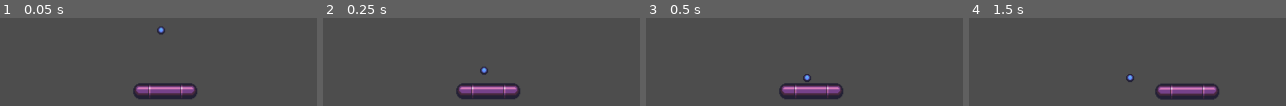
Above: before the commit, frames 1-4 (left to right).
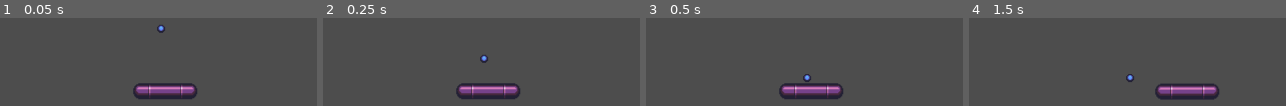
Above: after the commit, the same moments.

Repository: SamSamKDBX/casse-brique
Game: Godot game, scene res://main.tscn
Two runs of this game, one before a commit and one after it. Both use one fixed random seed, a clock stepped at 60 frames per second and the inputs below.
Inputs:
- Up to frame 1 (0.05 s): no input
- Up to frame 2 (0.25 s): no input
- Up to frame 3 (0.5 s): no input
- Up to frame 4 (1.5 s): hold Right (p1_right) 0.53-1.28 s; tap Enter at 1.25 s; hold Left (p1_left) from 1.28 s (still down)

The runs differ from the first frame. In frame 1, 0.2% of the frame differs, in the area x 49-53%, y 7-19%; in frame 2, 0.4%, in the area x 49-53%, y 42-65%; in frame 3, nothing differs; in frame 4, nothing differs.

Commit message:
ball is now bouncing correctly

Diff:
--- a/assets/ball/ball.tscn
+++ b/assets/ball/ball.tscn
@@ -4,12 +4,14 @@
 [ext_resource type="Script" uid="uid://8fk5nvolos1m" path="res://assets/ball/contol_ball.gd" id="2_in8lq"]
 
 [sub_resource type="PhysicsMaterial" id="PhysicsMaterial_in8lq"]
+friction = 0.0
+rough = true
 bounce = 1.0
 
 [sub_resource type="CircleShape2D" id="CircleShape2D_0hqb1"]
 radius = 5.0
 
-[node name="Ball" type="RigidBody2D" unique_id=1449724660]
+[node name="Ball" type="RigidBody2D" unique_id=1449724660 groups=["ball"]]
 physics_material_override = SubResource("PhysicsMaterial_in8lq")
 gravity_scale = 0.0
 sleeping = true
--- a/assets/ball/contol_ball.gd
+++ b/assets/ball/contol_ball.gd
@@ -1,14 +1,11 @@
 extends Node
 
-@export var speed: float = 200
+@export var speed: float = 150
 @export var body: RigidBody2D
 # la force de base est vers le bas
 
 func _ready() -> void:
 	body.linear_velocity.y = speed
-	body.apply_central_impulse(Vector2.DOWN)
 
 func _physics_process(delta: float) -> void:
-	# appliquer une force constante dans la direction
-	#body.apply_central_force(force * speed)
 	print(body.linear_velocity)
